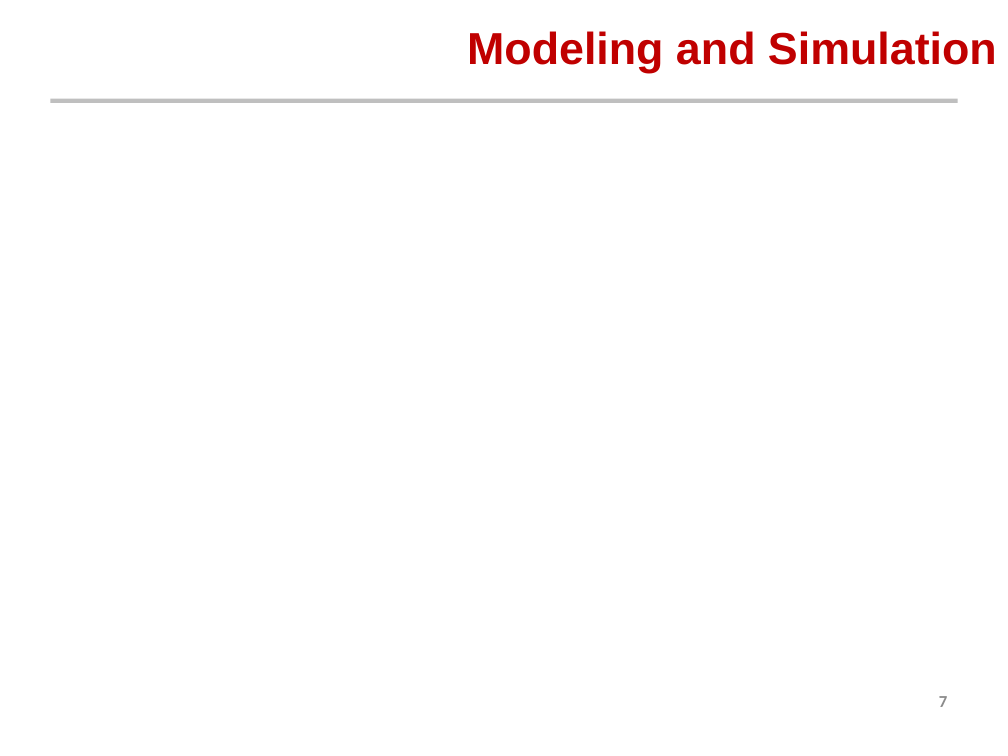
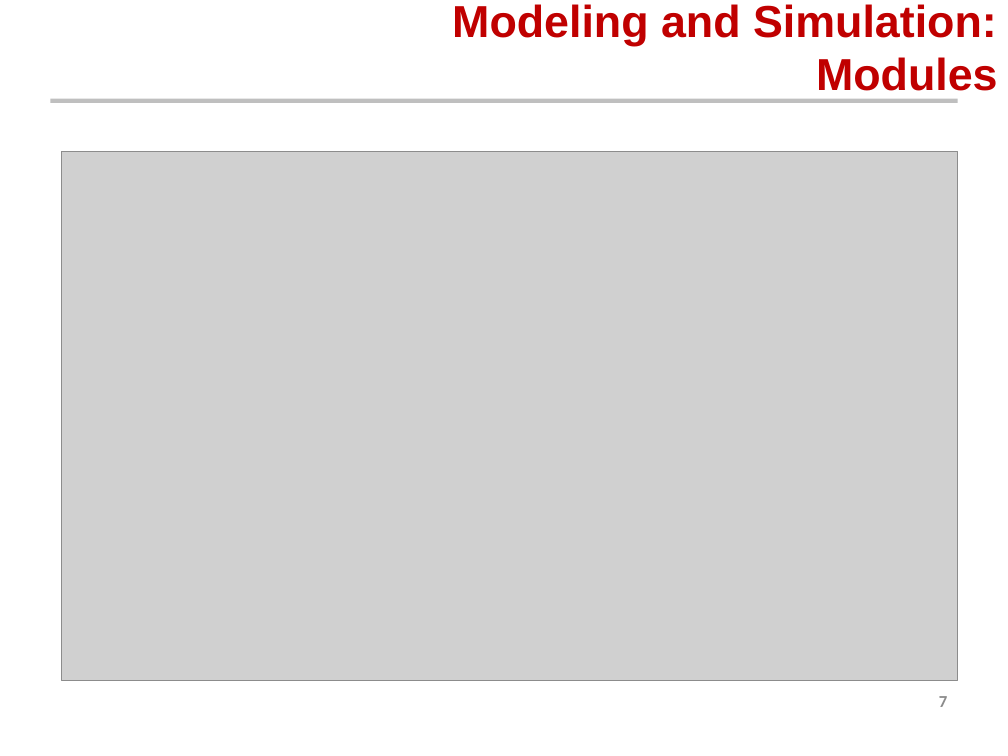
Before and after one commit to AeroSigma/Mars2040, a slide deck: slide 7 of MSDO/Assignment5/Mars 2040 Optimization Presentation.pptx. Drawn at 1008x756 pixels with LibreOffice and Linux fonts; fonts in the diff are those of the drawing; grey boxes stand for pictures; background and template pictures are left out. Boxes give left, top, right and bottom in pixels: in the first picture for what was removed or moved away, otherwise in the second. Text is boxed around its words. In the diff, an @@ line names an element or a change of style, - is before the commit and + after.

Commit message:
Model & multi - Presentation

```diff
--- a/MSDO/Assignment5/Mars 2040 Optimization Presentation.pptx
+++ b/MSDO/Assignment5/Mars 2040 Optimization Presentation.pptx
@@ title at (x1=452, y1=4, x2=998, y2=91): text changed @@
-Modeling and Simulation
+Modeling and Simulation:
+Modules
@@ picture added at (x1=61, y1=151, x2=958, y2=680) @@
```
Also in this commit, not shown: 2 other slides changed, 1 slide added, 2 other files.
